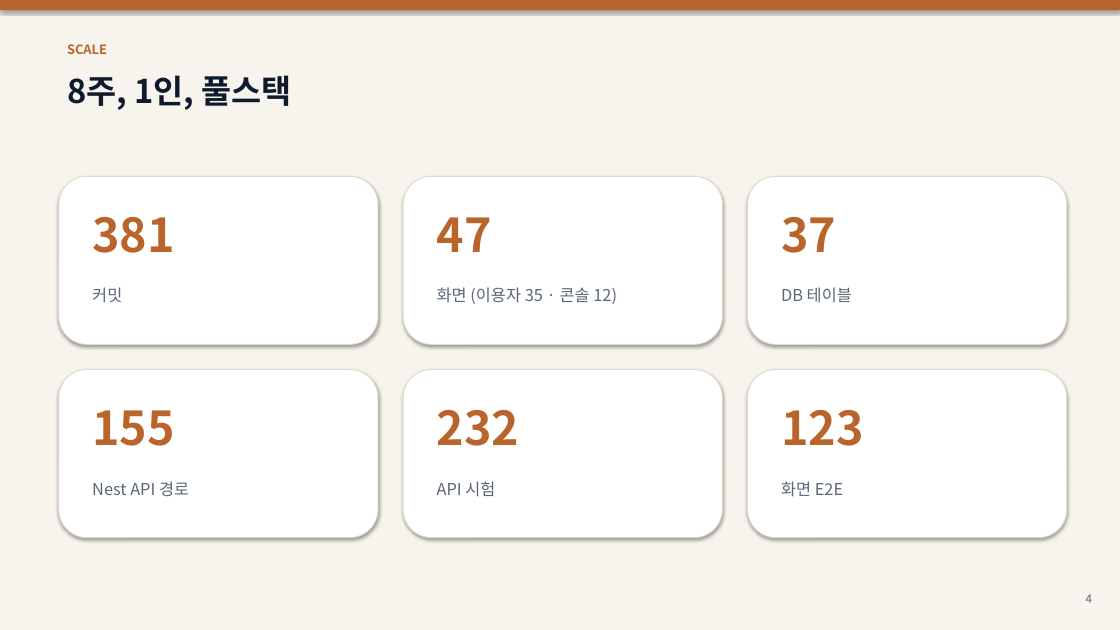
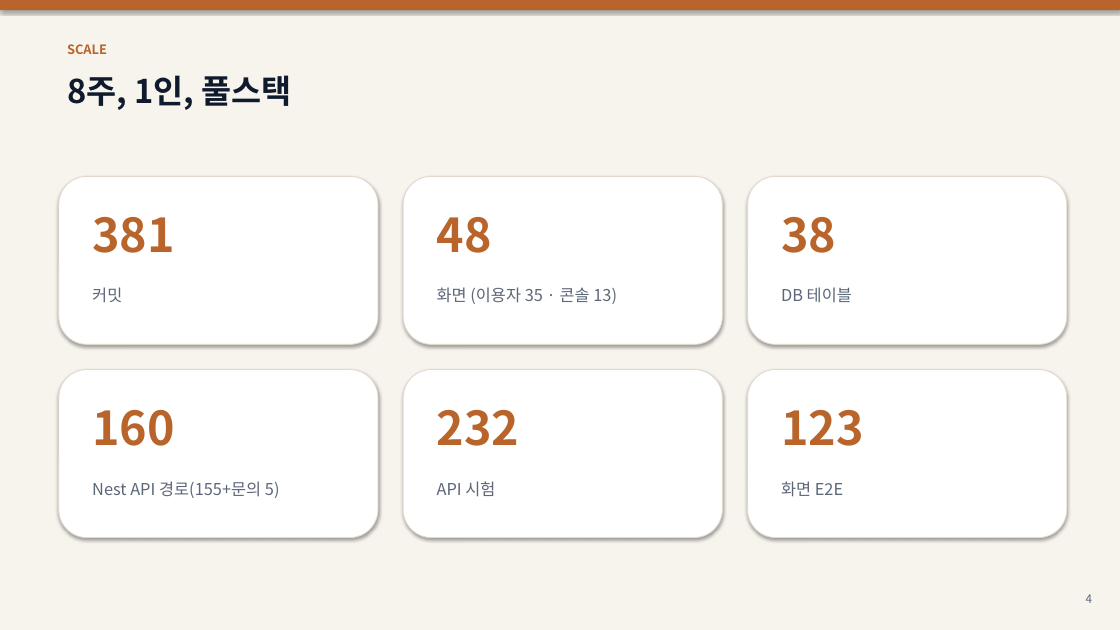
Before and after one commit to samam0234/CodiComperChat, a slide deck: slide 4 of PortFolio/PortFile/CodiComperChat_Portfolio.pptx. Drawn at 1120x630 pixels with LibreOffice and Linux fonts; fonts in the diff are those of the drawing. Boxes give left, top, right and bottom in pixels: in the first picture for what was removed or moved away, otherwise in the second. Text is boxed around its words. In the diff, an @@ line names an element or a change of style, - is before the commit and + after.

```diff
--- a/PortFolio/PortFile/CodiComperChat_Portfolio.pptx
+++ b/PortFolio/PortFile/CodiComperChat_Portfolio.pptx
@@ text at (x1=437, y1=217, x2=492, y2=253): text changed @@
-47
+48
@@ text at (x1=781, y1=217, x2=836, y2=253): text changed @@
-37
+38
@@ text at (x1=437, y1=287, x2=617, y2=304): text changed @@
-화면 (이용자 35 · 콘솔 12)
+화면 (이용자 35 · 콘솔 13)
@@ text at (x1=92, y1=410, x2=175, y2=446): text changed @@
-155
+160
@@ text at (x1=92, y1=481, x2=280, y2=498): text changed @@
-Nest API 경로
+Nest API 경로(155+문의 5)
```
Also in this commit, not shown: 4 other slides changed, 48 other files.
